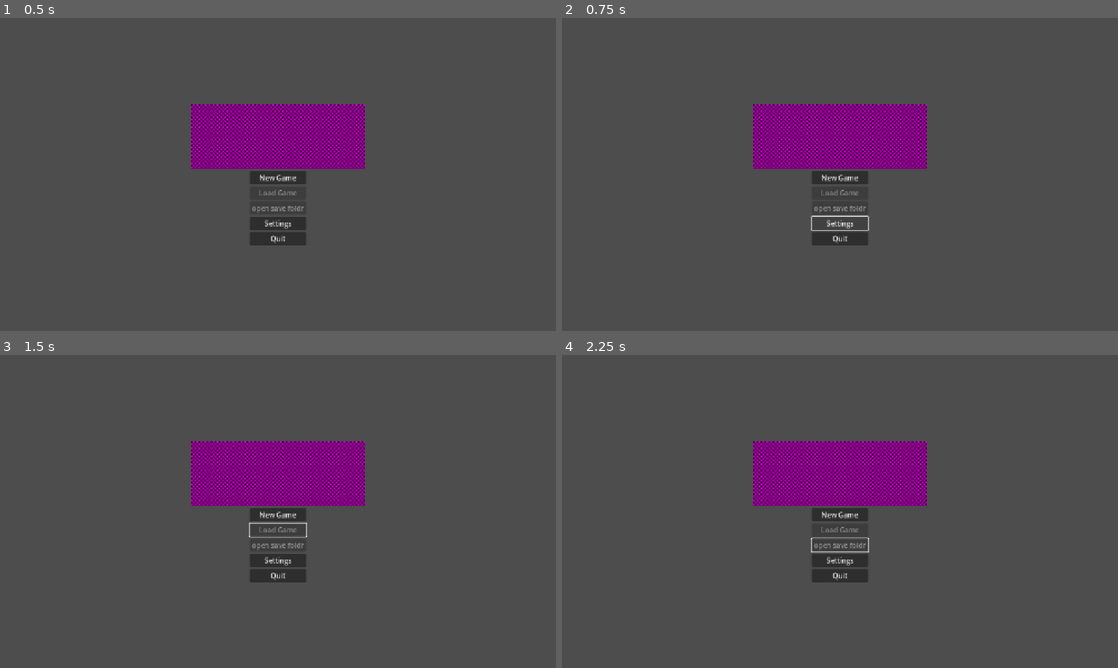
Above: before the commit, frames 1-4 (two rows, left to right).
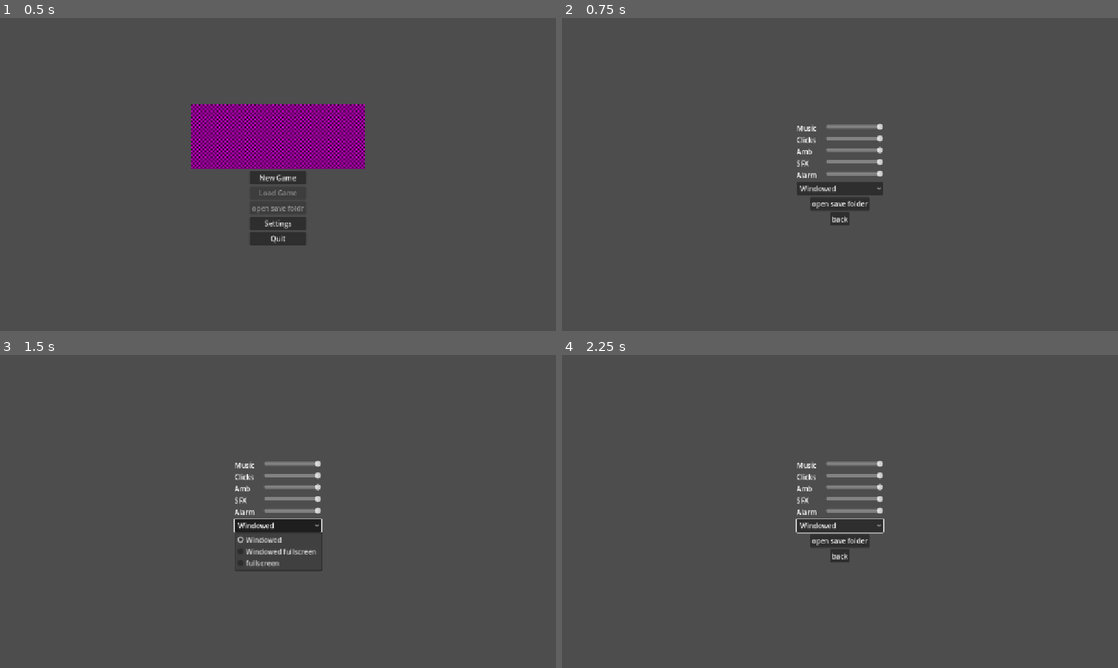
Above: after the commit, the same moments.

Repository: liltorchic/attention-grabbing-game
Game: Godot game, scene res://scenes/menu/menu.tscn
Two runs of this game, one before a commit and one after it. Both use one fixed random seed, a clock stepped at 60 frames per second and the inputs below.
Inputs (mouse positions are in pixels of both pictures, inside the frame that each line leads up to):
- Up to frame 1 (0.5 s): no input
- Up to frame 2 (0.75 s): click "Settings" at 0.5 s
- Up to frame 3 (1.5 s): click (278, 527) at 1.25 s, where only the run after the commit has a clickable "Windowed"
- Up to frame 4 (2.25 s): click (840, 539) at 2 s, where only the run after the commit has a clickable "open save folder"

Frame 1 is identical in both runs. In frame 2, 8.1% of the frame differs, in the area x 34-66%, y 27-73%; in frame 3, 8.3%; in frame 4, 8.5%.

Commit message:
Add settings menu with audio and window options
Introduces a new settings scene and script, allowing users to adjust audio bus volumes and select window modes. Updates menu navigation to include the settings scene, refactors upgrade item UI code for clarity, and expands the audio bus layout to support SFX, UI, Ambience, Alarm, and Music channels. Nothing is implemented yet

Diff:
--- a/scenes/menu/settings.tscn
+++ b/scenes/menu/settings.tscn
@@ -1,9 +1,123 @@
-[gd_scene format=3 uid="uid://cgkmplmhercyk"]
+[gd_scene load_steps=2 format=3 uid="uid://cgkmplmhercyk"]
+
+[ext_resource type="Script" uid="uid://bqv8jhbx620go" path="res://scripts/ui/menu/settings.gd" id="1_rqcjd"]
 
 [node name="Settings" type="Control"]
 layout_mode = 3
-anchors_preset = 15
-anchor_right = 1.0
-anchor_bottom = 1.0
+anchors_preset = 8
+anchor_left = 0.5
+anchor_top = 0.5
+anchor_right = 0.5
+anchor_bottom = 0.5
 grow_horizontal = 2
 grow_vertical = 2
+script = ExtResource("1_rqcjd")
+
+[node name="VBoxContainer" type="VBoxContainer" parent="."]
+custom_minimum_size = Vector2(200, 250)
+layout_mode = 1
+anchors_preset = 8
+anchor_left = 0.5
+anchor_top = 0.5
+anchor_right = 0.5
+anchor_bottom = 0.5
+offset_left = -100.0
+offset_top = -125.0
+offset_right = 100.0
+offset_bottom = 125.0
+grow_horizontal = 2
+grow_vertical = 2
+alignment = 1
+
+[node name="HBoxContainer_Music" type="HBoxContainer" parent="VBoxContainer"]
+layout_mode = 2
+
+[node name="Label" type="Label" parent="VBoxContainer/HBoxContainer_Music"]
+custom_minimum_size = Vector2(64, 0)
+layout_mode = 2
+text = "Music"
+
+[node name="HSlider" type="HSlider" parent="VBoxContainer/HBoxContainer_Music"]
+layout_mode = 2
+size_flags_horizontal = 3
+value = 100.0
+
+[node name="HBoxContainer_Clicks" type="HBoxContainer" parent="VBoxContainer"]
+layout_mode = 2
+
+[node name="Label" type="Label" parent="VBoxContainer/HBoxContainer_Clicks"]
+custom_minimum_size = Vector2(64, 0)
+layout_mode = 2
+text = "Clicks"
+
+[node name="HSlider" type="HSlider" parent="VBoxContainer/HBoxContainer_Clicks"]
+layout_mode = 2
+size_flags_horizontal = 3
+value = 100.0
+
+[node name="HBoxContainer_Amb" type="HBoxContainer" parent="VBoxContainer"]
+layout_mode = 2
+
+[node name="Label" type="Label" parent="VBoxContainer/HBoxContainer_Amb"]
+custom_minimum_size = Vector2(64, 0)
+layout_mode = 2
+text = "Amb"
+
+[node name="HSlider" type="HSlider" parent="VBoxContainer/HBoxContainer_Amb"]
+layout_mode = 2
+size_flags_horizontal = 3
+value = 100.0
+
+[node name="HBoxContainer_SFX" type="HBoxContainer" parent="VBoxContainer"]
+layout_mode = 2
+
+[node name="Label" type="Label" parent="VBoxContainer/HBoxContainer_SFX"]
+custom_minimum_size = Vector2(64, 0)
+layout_mode = 2
+text = "SFX"
+
+[node name="HSlider" type="HSlider" parent="VBoxContainer/HBoxContainer_SFX"]
+layout_mode = 2
+size_flags_horizontal = 3
+value = 100.0
+
+[node name="HBoxContainer_Alarm" type="HBoxContainer" parent="VBoxContainer"]
+layout_mode = 2
+
+[node name="Label" type="Label" parent="VBoxContainer/HBoxContainer_Alarm"]
+custom_minimum_size = Vector2(64, 0)
+layout_mode = 2
+text = "Alarm"
+
+[node name="HSlider" type="HSlider" parent="VBoxContainer/HBoxContainer_Alarm"]
+layout_mode = 2
+size_flags_horizontal = 3
+value = 100.0
+
+[node name="OptionButton" type="OptionButton" parent="VBoxContainer"]
+layout_mode = 2
+item_count = 3
+popup/item_0/text = "Windowed"
+popup/item_0/id = 0
+popup/item_1/text = "Windowed fullscreen"
+popup/item_1/id = 1
+popup/item_2/text = "fullscreen"
+popup/item_2/id = 2
+
+[node name="CenterContainer" type="CenterContainer" parent="VBoxContainer"]
+layout_mode = 2
+
+[node name="Button_savefldr" type="Button" parent="VBoxContainer/CenterContainer"]
+layout_mode = 2
+text = "open save folder"
+
+[node name="CenterContainer2" type="CenterContainer" parent="VBoxContainer"]
+layout_mode = 2
+
+[node name="Button" type="Button" parent="VBoxContainer/CenterContainer2"]
+layout_mode = 2
+text = "back"
+
+[connection signal="item_selected" from="VBoxContainer/OptionButton" to="." method="_on_option_button_item_selected"]
+[connection signal="pressed" from="VBoxContainer/CenterContainer/Button_savefldr" to="." method="_on_button_savefldr_pressed"]
+[connection signal="pressed" from="VBoxContainer/CenterContainer2/Button" to="." method="_on_button_pressed"]
--- a/scripts/ui/menu/menu.gd
+++ b/scripts/ui/menu/menu.gd
@@ -19,12 +19,9 @@
 
 
 func _on_button_settings_pressed() -> void:
-	pass # Replace with function body.
+	get_tree().change_scene_to_file("res://scenes/menu/settings.tscn")
+
 
 
 func _on_button_quit_pressed() -> void:
 	get_tree().quit()
-
-
-func _on_button_delete_save_pressed() -> void:
-	OS.shell_open(ProjectSettings.globalize_path("user://"))
--- /dev/null
+++ b/scripts/ui/menu/settings.gd
@@ -0,0 +1,34 @@
+extends Node
+
+@onready var window_options: OptionButton = $VBoxContainer/OptionButton
+
+func _ready() -> void:
+	if Engine.is_embedded_in_editor():
+		window_options.disabled = true
+
+	var current_mode = DisplayServer.window_get_mode()
+	match current_mode:
+		DisplayServer.WINDOW_MODE_WINDOWED:
+			window_options.select(0)
+		DisplayServer.WINDOW_MODE_FULLSCREEN:
+			window_options.select(1)
+		DisplayServer.WINDOW_MODE_EXCLUSIVE_FULLSCREEN:
+			window_options.select(2)
+
+#video window mode
+func _on_option_button_item_selected(index: int) -> void:
+	if(index == 2):
+		DisplayServer.window_set_mode(DisplayServer.WINDOW_MODE_EXCLUSIVE_FULLSCREEN)
+	elif(index == 1):
+		DisplayServer.window_set_mode(DisplayServer.WINDOW_MODE_FULLSCREEN)
+	else:
+		DisplayServer.window_set_mode(DisplayServer.WINDOW_MODE_WINDOWED)
+
+
+#back button
+func _on_button_pressed() -> void:
+	get_tree().change_scene_to_file("res://scenes/menu/menu.tscn")
+
+#open save folder
+func _on_button_savefldr_pressed() -> void:
+	OS.shell_open(ProjectSettings.globalize_path("user://"))
--- a/scripts/ui/ui_upgrade_item_main.gd
+++ b/scripts/ui/ui_upgrade_item_main.gd
@@ -6,6 +6,8 @@
 #mult
 @onready var upgrade_1_price :Label = $ColorRect/VBoxContainer/HBoxContainer/upgrade_1/HBoxContainer/Label_Price
 @onready var upgrade_1_button :Button = $ColorRect/VBoxContainer/HBoxContainer/upgrade_1/HBoxContainer/Button
+@onready var hbox_level_1 :HBoxContainer = $ColorRect/VBoxContainer/HBoxContainer/upgrade_1/level
+@onready var data_label_1 :Label = $ColorRect/VBoxContainer/HBoxContainer/upgrade_1/level/Label
 var upgrade_1_price_f:float = 1000.0
 var upgrade_1_type:Type = Type.MULTIPLIER
 var upgrade_1_level:int = 0
@@ -13,6 +15,8 @@
 #lives
 @onready var upgrade_2_price :Label = $ColorRect/VBoxContainer/HBoxContainer/upgrade_2/HBoxContainer/Label_Price
 @onready var upgrade_2_button :Button = $ColorRect/VBoxContainer/HBoxContainer/upgrade_2/HBoxContainer/Button
+@onready var hbox_level_2 :HBoxContainer = $ColorRect/VBoxContainer/HBoxContainer/upgrade_2/level
+@onready var data_label_2 :Label = $ColorRect/VBoxContainer/HBoxContainer/upgrade_2/level/Label
 var upgrade_2_price_f:float = 10000.0
 var upgrade_2_type:Type = Type.BASE_LIVES
 var upgrade_2_level:int = 0
@@ -20,6 +24,8 @@
 #data
 @onready var upgrade_3_price :Label = $ColorRect/VBoxContainer/HBoxContainer/upgrade_3/HBoxContainer/Label_Price
 @onready var upgrade_3_button :Button = $ColorRect/VBoxContainer/HBoxContainer/upgrade_3/HBoxContainer/Button
+@onready var hbox_level_3 :HBoxContainer = $ColorRect/VBoxContainer/HBoxContainer/upgrade_3/level
+@onready var data_label_3 :Label = $ColorRect/VBoxContainer/HBoxContainer/upgrade_3/level/Label
 var upgrade_3_price_f:float = 100.0
 var upgrade_3_type:Type = Type.BASE_DATA
 
@@ -27,6 +33,8 @@
 #discount
 @onready var upgrade_4_price :Label = %Label_Price_data_upgrade
 @onready var upgrade_4_button :Button = %Button_data_upgrade
+@onready var hbox_level_4 :HBoxContainer = $ColorRect/VBoxContainer/HBoxContainer/upgrade_4/level
+@onready var data_label_4 :Label = $ColorRect/VBoxContainer/HBoxContainer/upgrade_4/level/Label
 var upgrade_4_price_f:float = 10000.0
 var upgrade_4_type:Type = Type.BASE_DISCOUNT
 var upgrade_4_level:int = 0
@@ -42,10 +50,14 @@
 	update_price_labels()
 
 func _data_purchased():
-	$ColorRect/VBoxContainer/HBoxContainer/upgrade_1/level.visible = true
-	$ColorRect/VBoxContainer/HBoxContainer/upgrade_2/level.visible = true
-	$ColorRect/VBoxContainer/HBoxContainer/upgrade_3/level.visible = true
-	$ColorRect/VBoxContainer/HBoxContainer/upgrade_4/level.visible = true
+	hbox_level_1.visible = true
+	hbox_level_2.visible = true
+	hbox_level_3.visible = true
+	hbox_level_4.visible = true
+	data_label_1.text = str(upgrade_1_level)
+	data_label_2.text = str(upgrade_2_level)
+	data_label_3.text = "purchased"
+	data_label_4.text = "purchased"
 	update_price_labels()
 
 func update_price_labels():
@@ -62,18 +74,14 @@
 	if(upgrade_3_price_f != -1):
 		upgrade_3_price.text = str("%.0f" % [upgrade_3_price_f * Game.discount])
 	else:
-		upgrade_3_price.text = "out of stock"
+		upgrade_3_price.text = "purchased"
 
 	if(upgrade_4_price_f != -1):
 		upgrade_4_price.text = str("%.0f" % [upgrade_4_price_f * Game.discount])
 	else:
-		upgrade_4_price.text = ""
+		upgrade_4_price.text = "purchased"
 
-	$ColorRect/VBoxContainer/HBoxContainer/upgrade_1/level/Label.text = str(upgrade_1_level)
-	$ColorRect/VBoxContainer/HBoxContainer/upgrade_2/level/Label.text = str(upgrade_2_level)
-	$ColorRect/VBoxContainer/HBoxContainer/upgrade_3/level/Label.text = "purchased"
-	if($ColorRect/VBoxContainer/HBoxContainer/upgrade_4/level.visible == true):
-		$ColorRect/VBoxContainer/HBoxContainer/upgrade_4/level/Label.text = str(upgrade_4_level) + "/" + str(upgrade_4_level_limit)
+
 
 
 func _on_button_pressed() -> void:
@@ -117,7 +125,7 @@
 		upgrade_4_price_f = Game.recalc_price(upgrade_4_price_f * Game.discount)
 		upgrade_4_level += 1
 		do_upgrade(upgrade_4_type)
-		if(upgrade_4_type == Type.BASE_DATA):
+		if(upgrade_4_type == Type.BASE_DISCOUNT):
 			upgrade_4_button.disabled = true
 			upgrade_4_price_f = -1
 		update_price_labels()
--- a/sounds/default_bus_layout.tres
+++ b/sounds/default_bus_layout.tres
@@ -1,9 +1,33 @@
 [gd_resource type="AudioBusLayout" format=3 uid="uid://crimrlro4pa0t"]
 
 [resource]
-bus/1/name = &"clicks"
+bus/1/name = &"SFX"
 bus/1/solo = false
 bus/1/mute = false
 bus/1/bypass_fx = false
 bus/1/volume_db = 0.0
 bus/1/send = &"Master"
+bus/2/name = &"UI"
+bus/2/solo = false
+bus/2/mute = false
+bus/2/bypass_fx = false
+bus/2/volume_db = 0.0
+bus/2/send = &"Master"
+bus/3/name = &"AMB"
+bus/3/solo = false
+bus/3/mute = false
+bus/3/bypass_fx = false
+bus/3/volume_db = 0.0
+bus/3/send = &"Master"
+bus/4/name = &"Alarm"
+bus/4/solo = false
+bus/4/mute = false
+bus/4/bypass_fx = false
+bus/4/volume_db = 0.0
+bus/4/send = &"SFX"
+bus/5/name = &"Music"
+bus/5/solo = false
+bus/5/mute = false
+bus/5/bypass_fx = false
+bus/5/volume_db = 0.0
+bus/5/send = &"Master"
Not shown, added: scripts/ui/menu/settings.gd.uid
